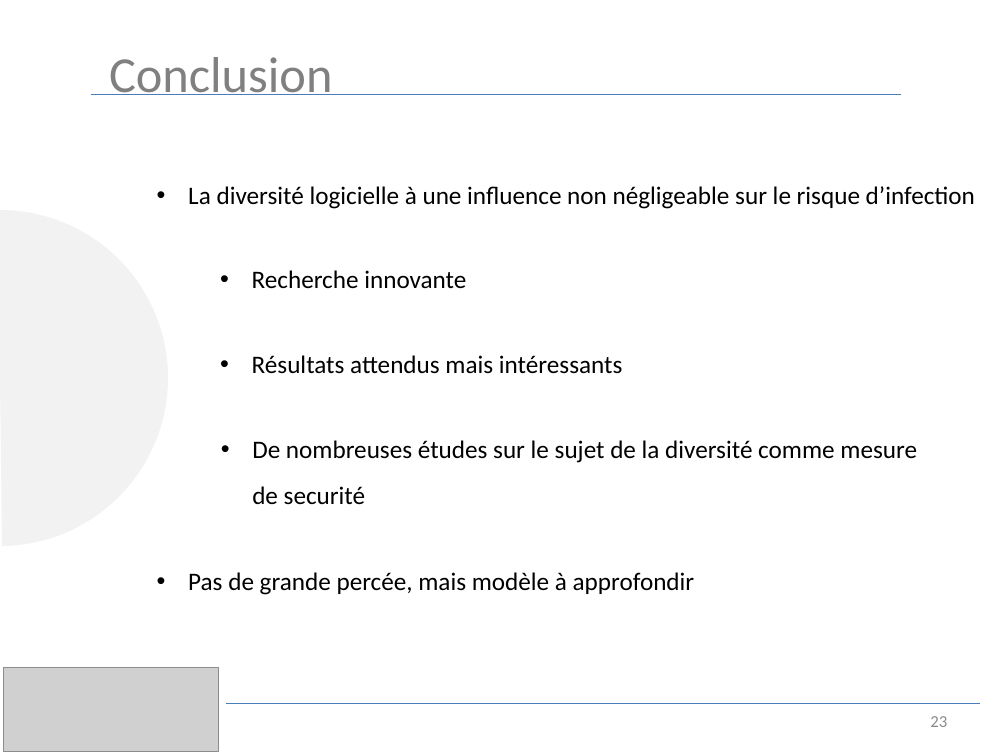
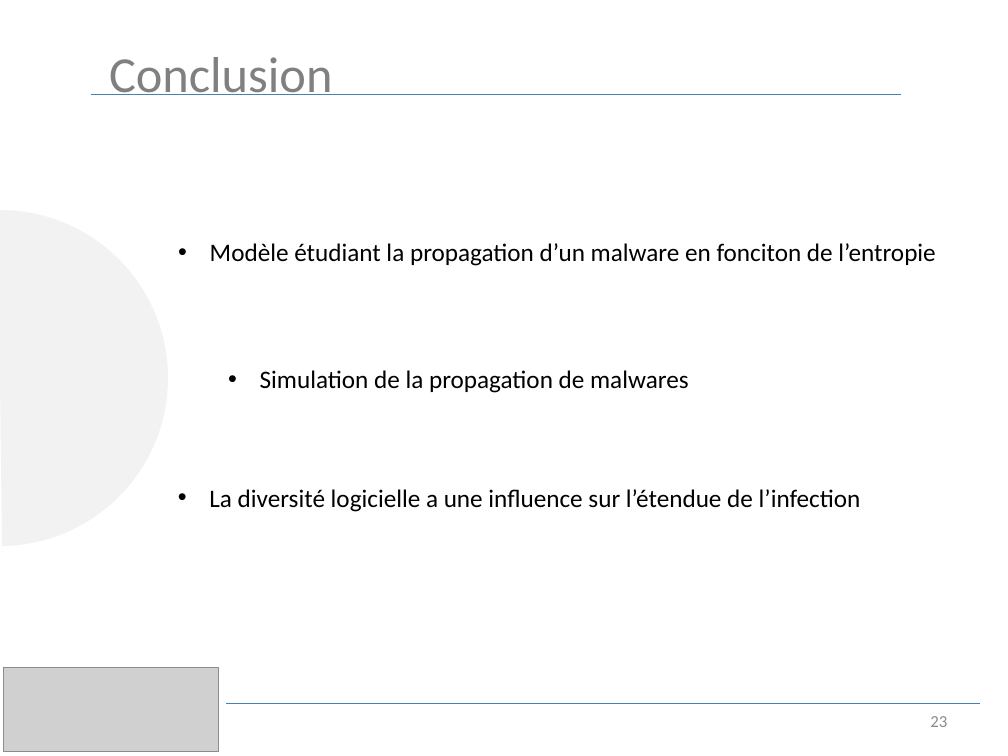
Before and after one commit to luinaudt/inf6422, a slide deck: slide 23 of lab3/presentation.pptx. Drawn at 1008x756 pixels with LibreOffice and Linux fonts; fonts in the diff are those of the drawing; grey boxes stand for pictures. Boxes give left, top, right and bottom in pixels: in the first picture for what was removed or moved away, otherwise in the second. Text is boxed around its words. In the diff, an @@ line names an element or a change of style, - is before the commit and + after.

```diff
--- a/lab3/presentation.pptx
+++ b/lab3/presentation.pptx
@@ text added at (210,243,935,266), 18 pt, text #000000 @@
+• Modèle étudiant la propagation d’un malware en fonciton de l’entropie
@@ text removed at (252,270,466,288) @@
-• Recherche innovante
@@ text removed at (252,355,623,374) @@
-• Résultats attendus mais intéressants
@@ text added at (260,370,689,393), 18 pt, text #000000 @@
+• Simulation de la propagation de malwares
@@ text removed at (252,440,917,505) @@
-• De nombreuses études sur le sujet de la diversité comme mesure de securité
@@ text at (209,489,861,512): text changed @@
-• La diversité logicielle à une influence non négligeable sur le risque d’infection
+• La diversité logicielle a une influence sur l’étendue de l’infection
@@ text removed at (188,572,695,595) @@
-• Pas de grande percée, mais modèle à approfondir
```
Also in this commit, not shown: 15 other slides changed, 6 slides added, 4 slides removed.
